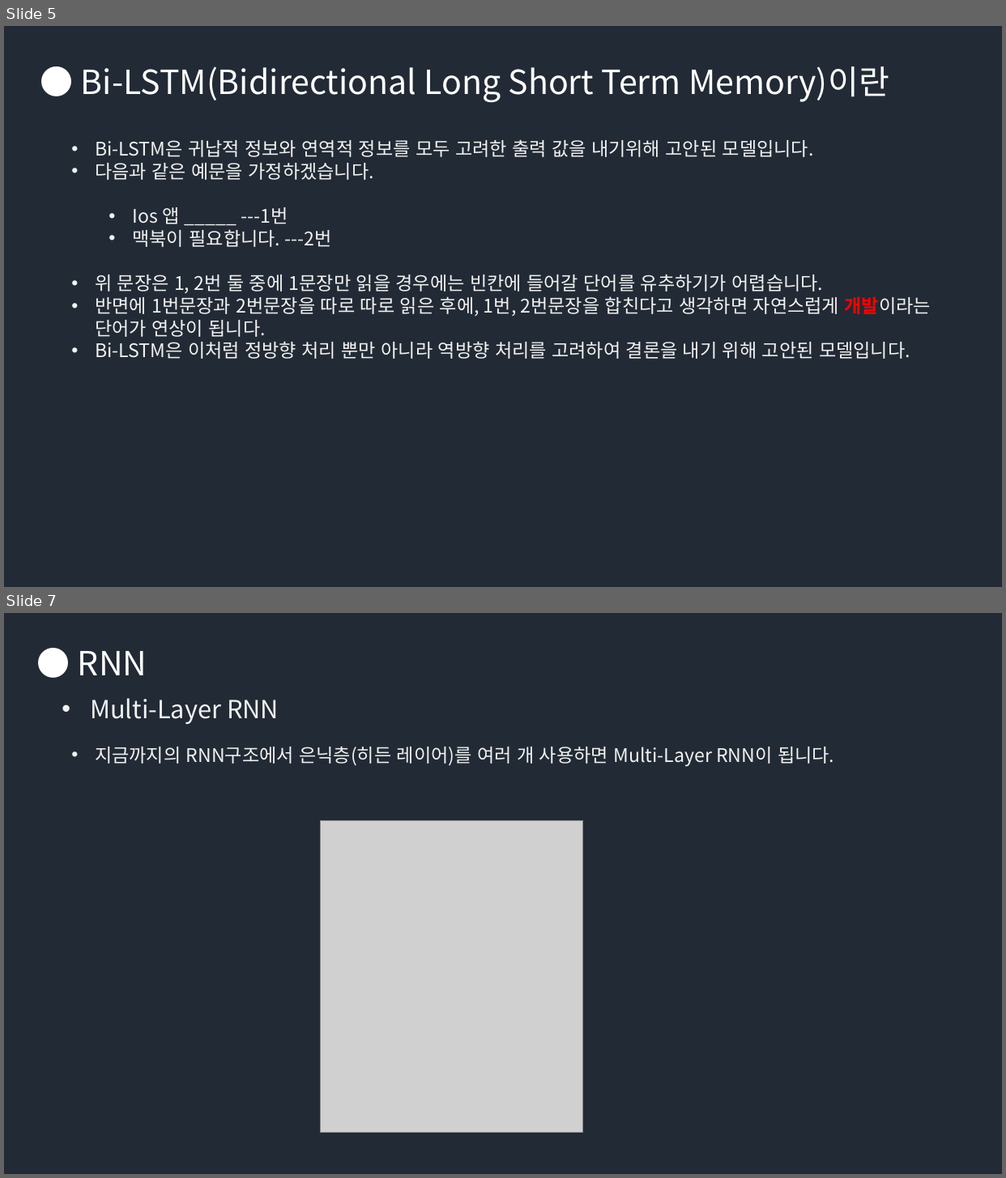
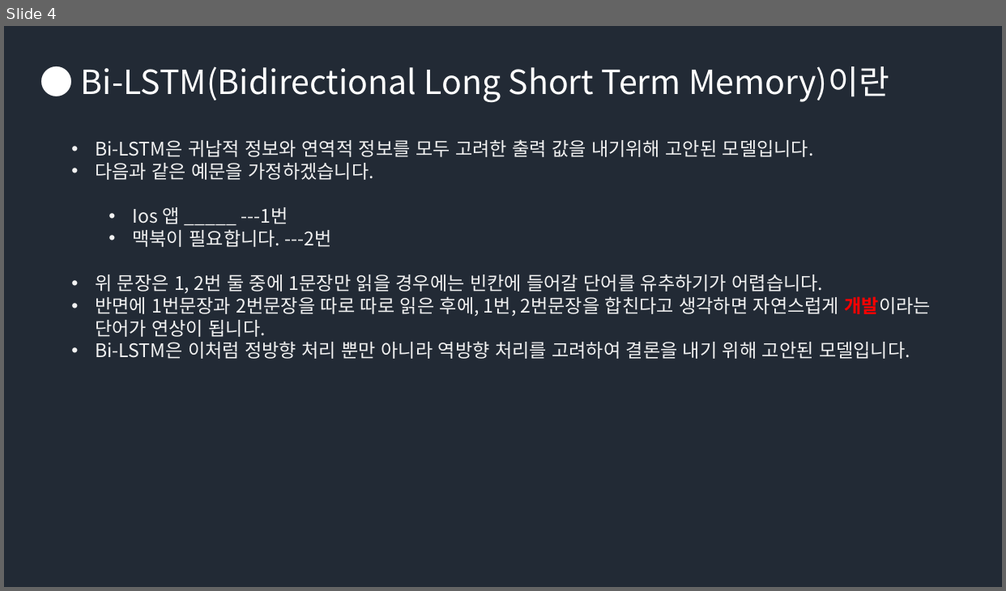
Before and after one commit to Groot-Space/Groot-space.github.io, a slide deck: assets/images/LSTM/LSTM.pptx. Shown one above the other, each under a label of ours: slides 5 and 7 before the commit, slide 4 after it; the slides between them are not shown. The pictures are 1006x1178 and 1006x591 pixels, drawn with LibreOffice and Linux fonts; fonts in the diff are those of the drawing; grey boxes stand for pictures. Boxes give left, top, right and bottom in pixels: in the first picture for what was removed or moved away, otherwise in the second. Text is boxed around its words. In the diff, an @@ line names an element or a change of style, - is before the commit and + after.

```diff
--- a/assets/images/LSTM/LSTM.pptx
+++ b/assets/images/LSTM/LSTM.pptx
@@ slide 7 removed at (4,613,1002,1174), background #222A35 @@
@@ text removed at (78,651,147,675) @@
-● RNN
@@ text removed at (90,698,279,724) @@
-• Multi-Layer RNN
@@ text removed at (95,747,834,766) @@
-• 지금까지의 RNN구조에서 은닉층(히든 레이어)를 여러 개 사용하면 Multi-Layer RNN이 됩니다.
@@ picture removed at (320,820,582,1132) @@
@@ what was slide 5 is now slide 4 @@
```
Also in this commit, not shown: 2 slides changed, 1 slide added, 6 other slides removed.
